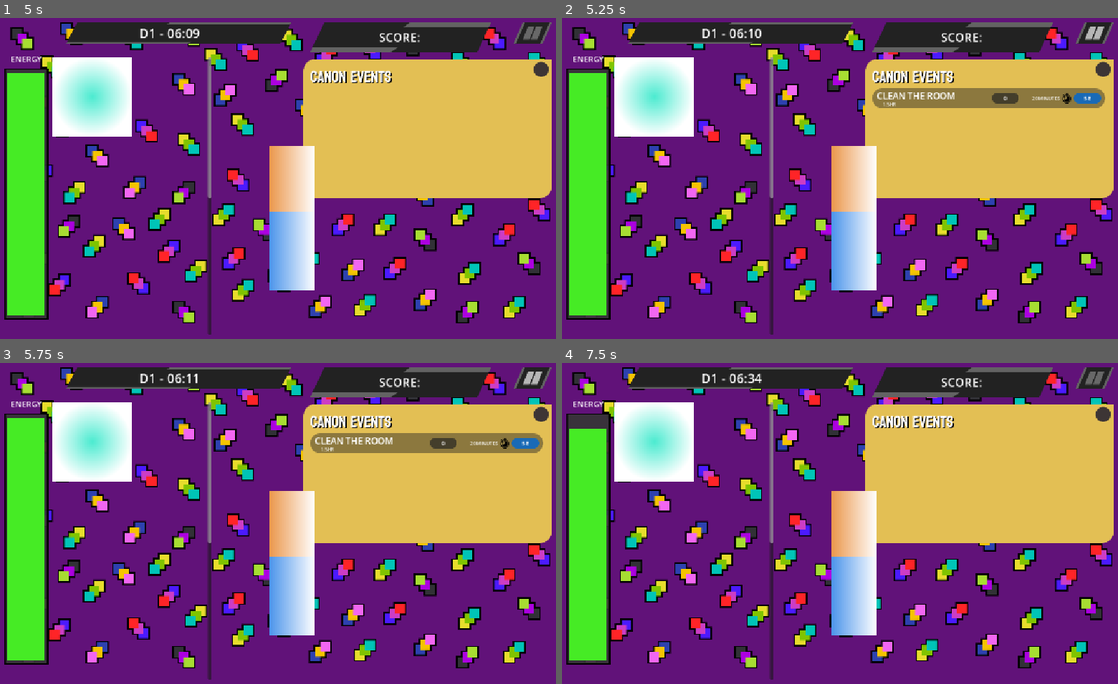
Above: before the commit, frames 1-4 (two rows, left to right).
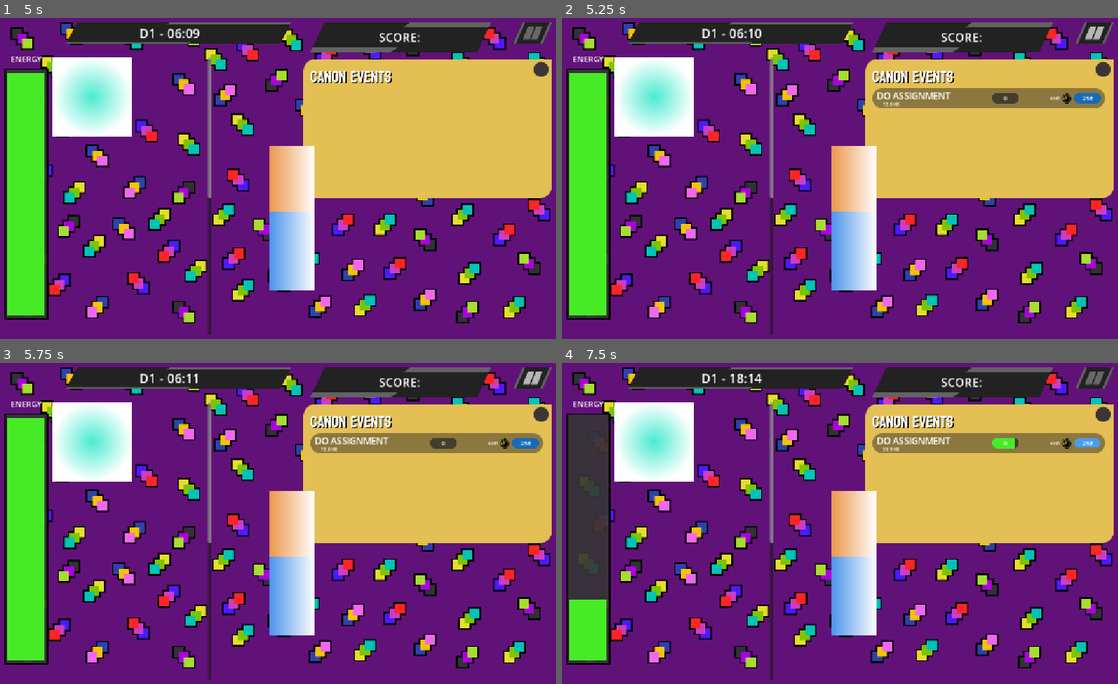
Above: after the commit, the same moments.

Repository: shi-reker/ScrollMaxxer
Game: Godot game, scene res://Scenes/main.tscn
Same seed, same stepped clock (60 frames per second), same inputs: the game is played once before the commit and once after it. The engine's default icon, where the game draws it, is replaced by a stand-in: a white triangle on a blue panel in a dark square.
Inputs (mouse positions are in pixels of both pictures, inside the frame that each line leads up to):
- Up to frame 1 (5 s): click (278, 146) at 0.5 s; click (278, 210) at 1.25 s; click (278, 146) at 2 s; click (278, 210) at 2.75 s; click (278, 146) at 3.5 s; click (278, 210) at 4.25 s
- Up to frame 2 (5.25 s): click (1095, 34) at 5 s
- Up to frame 3 (5.75 s): no input
- Up to frame 4 (7.5 s): click "5e" (after the commit: "25e") at 5.75 s; click (1084, 443) at 6.5 s, where only the run after the commit has a clickable "25e"; click (1084, 443) at 7.25 s, where only the run after the commit has a clickable "25e"

Frame 1 is identical in both runs. In frame 2, 0.3% of the frame differs, in the area x 56-96%, y 23-28%; in frame 3, 0.3%; in frame 4, 6.2%, in the area x 1-98%, y 3-74%.
Error in both runs: Invalid access to property or key '2' on a base object of type 'Dictionary'. (res://scripts/memes/meme_manager.gd:21)

Commit message:
refine task generation (multi-day task bug)

Diff:
--- a/resources/tasks/assignment/GroupP1_res.tres
+++ b/resources/tasks/assignment/GroupP1_res.tres
@@ -5,8 +5,8 @@
 [resource]
 script = ExtResource("1_8sg7r")
 Title = "Do Assignment"
-Len = 360.0
-Due = 4320.0
-cat = 2
+Len = 60.0
+Due = 480.0
 tag = 2
+availability = 5
 metadata/_custom_type_script = "uid://beqmt15xrtaio"
--- a/resources/tasks/assignment/GroupP2_res.tres
+++ b/resources/tasks/assignment/GroupP2_res.tres
@@ -5,9 +5,9 @@
 [resource]
 script = ExtResource("1_ahm25")
 Title = "Do Assignment"
-Len = 480.0
-Due = 4320.0
-cat = 2
+Len = 120.0
+Due = 1440.0
+cat = 1
 tag = 2
-availability = 6
+availability = 5
 metadata/_custom_type_script = "uid://beqmt15xrtaio"
--- a/resources/tasks/assignment/GroupP3_res.tres
+++ b/resources/tasks/assignment/GroupP3_res.tres
@@ -9,5 +9,5 @@
 Due = 4320.0
 cat = 2
 tag = 2
-availability = 5
+availability = 6
 metadata/_custom_type_script = "uid://beqmt15xrtaio"
--- a/scripts/main/main.gd
+++ b/scripts/main/main.gd
@@ -7,9 +7,10 @@
 var clockCounter:float = 0
 var score: int = 0
 var energy:int = 100
+var score_add: int = 100
 @onready var emotion: Enums.Emo = Enums.Emo.values().pick_random()
 
-var score_add: int = 100
+signal hourhand(t:int)
 
 @export var cur_content: Content
 @export var content_manager: ContentManager
@@ -44,6 +45,7 @@
 	while min >= 60:
 		hr+=1
 		min -= 60
+		hourhand.emit(hr)
 	while hr >= 24:
 		day +=1
 		hr -= 24
--- a/scripts/tasks/task_spawner.gd
+++ b/scripts/tasks/task_spawner.gd
@@ -8,8 +8,9 @@
 var count:float = 0
 
 signal give_resources(t:int, e:int)
+signal tickdown_hr(h:int)
 
-var taskVariants:Dictionary[Task_base.Tags, Array] = {
+var tasksByTags:Dictionary[Task_base.Tags, Array] = {
 	Task_base.Tags.CHORE: [
 		"res://resources/tasks/chore/Cleanup_res.tres", "res://resources/tasks/chore/Dishes_res.tres"
 	],
@@ -28,8 +29,41 @@
 	]
 }
 
+var tasksByTime:Dictionary[Task_base.GenTime, Array] = {
+	Task_base.GenTime.ANY: [
+		"res://resources/tasks/assignment/GroupP1_res.tres", "res://resources/tasks/chore/Cleanup_res.tres",
+		"res://resources/tasks/chore/Dishes_res.tres"
+	],
+	Task_base.GenTime.MORNING: [
+
+	],
+	Task_base.GenTime.NOON: [
+		"res://resources/tasks/rest/Nap_res.tres"
+	],
+	Task_base.GenTime.EVENING: [
+
+	],
+	Task_base.GenTime.NIGHT: [
+
+	],
+	Task_base.GenTime.M_NO: [
+		"res://resources/tasks/random event/Funeral_res.tres", "res://resources/tasks/assignment/GroupP4_res.tres",
+		"res://resources/tasks/assignment/GroupP3_res.tres", "res://resources/tasks/routine/Gotoclass_res.tres"
+	],
+	Task_base.GenTime.NO_E: [
+		"res://resources/tasks/random event/FriendInv1_res.tres", "res://resources/tasks/assignment/GroupP2_res.tres"
+	],
+	Task_base.GenTime.E_NI: [
+		"res://resources/tasks/rest/Sleep_res.tres"
+	],
+	Task_base.GenTime.M_E: [
+		"res://resources/tasks/routine/Shower_res.tres"
+	],
+}
+
 func _ready() -> void:
 	scoller.clip_contents = true
+	game.hourhand.connect(HourTick)
 
 func _process(delta: float) -> void:
 	count +=delta
@@ -38,31 +72,44 @@
 		count = 0
 
 func FillRequest():
-	give_resources.emit(game.hr, game.energy)
+	give_resources.emit((game.hr*60)+game.min, game.energy)
 
 func SetTime(minute, energy):
 	game.min += minute
 	game.energy -= energy
 	game.update_clock_and_energy()
+	#print_debug(game.hr)
+	tickdown_hr.emit((game.hr*60)+game.min)
 
 func GenerateTask():
 	var taskType
 	var selection
-	if game.hr < 6 or game.hr >= 18:
-		print_debug(1)
-		selection = [0, 2, 4]
-		taskType = taskVariants[selection.pick_random()].pick_random()
-	elif game.hr < 12:
-		print_debug(2)
-		taskType = taskVariants[randi_range(0, 3)].pick_random()
-	elif game.hr < 18:
-		print_debug(3)
-		taskType = taskVariants[randi_range(0, 4)].pick_random()
+	var a = 0
 
-	print_debug(taskType)
+	if game.hr < 6 or game.hr >= 20:
+		selection = [Task_base.GenTime.ANY, Task_base.GenTime.NIGHT, Task_base.GenTime.E_NI]
+	elif game.hr < 11:
+		selection = [Task_base.GenTime.ANY, Task_base.GenTime.MORNING, Task_base.GenTime.M_NO, Task_base.GenTime.M_E]
+	elif game.hr < 16:
+		selection = [Task_base.GenTime.ANY, Task_base.GenTime.NOON, Task_base.GenTime.M_NO, Task_base.GenTime.NO_E]
+	else:
+		selection = [Task_base.GenTime.ANY, Task_base.GenTime.EVENING, Task_base.GenTime.E_NI]
+
+	while a == 0:
+		var timeFrame:Array = tasksByTime[selection.pick_random()]
+		#print_debug("roll")
+		if !timeFrame.is_empty():
+			taskType = timeFrame.pick_random()
+			a = 1
+
+	#print_debug(taskType)
 	var newTask = task.instantiate()
-	newTask.Setup(taskType)
 	newTask.on_do_task.connect(SetTime)
 	newTask.req_resources.connect(FillRequest)
 	give_resources.connect(newTask.GetResources)
+	tickdown_hr.connect(newTask.DueTimerTick)
+	newTask.Setup(taskType)
 	container.add_child(newTask)
+
+func HourTick(h:int):
+	tickdown_hr.emit(h)
--- a/scripts/tasks/tasks.gd
+++ b/scripts/tasks/tasks.gd
@@ -13,23 +13,31 @@
 var isInstant:bool = false
 var energy:int
 var time:int
+var startTime:int
 
 signal req_resources()
-signal on_do_task(time:int, energy:int)
+signal on_do_task(tc:int, ec:int)
+
+func printDue(due):
+	if due < 60:
+		taskDue.text = "%.1f MINUTES" % (due)
+	else:
+		taskDue.text = "%.1f HR" % (due/60)
+
+func GetResources(t:int, e:int):
+	time = t
+	energy = e
 
 func Setup(task:String):
 	taskDetails = load(task)
 	taskTitle.text = str(taskDetails.Title)
-	if taskDetails.Due < 60:
-		taskDue.text = str(taskDetails.Due)+ "MINUTES"
-	else:
-		taskDue.text = str(taskDetails.Due/60)+ "HR"
+	printDue(taskDetails.Due)
 
-	if taskDetails.Len < 60:
+	if taskDetails.Len <= 60:
 		taskPDur.text = str(int(taskDetails.Len))+ "minutes"
 		taskPCost.text = "5e"
 		isInstant = true
-	elif taskDetails.Len < 240:
+	elif taskDetails.Len <= 240:
 		taskPDur.text = "2hr"
 		taskPCost.text = "15e"
 	else:
@@ -42,10 +50,43 @@
 	taskPBar.max_value = 100
 	taskPBar.value = 0
 	taskPNum.text = "0"
+	req_resources.emit()
+	startTime = time
+	print_debug(startTime)
+	print_debug(taskDetails.Due)
+	print_debug((startTime+taskDetails.Due)/60)
 
-func GetResources(t:int, e:int):
-	time = t
-	energy = e
+func ResolveTaskShort():
+	if energy < 5:
+		return
+	taskPBar.value += 100
+
+	return [5, int(taskDetails.Len)]
+
+func ResolveTaskMed():
+	if energy < 15:
+		return
+	if taskType == taskDetails.Tags.ROUTINE or taskType == taskDetails.Tags.RANDOM_EVENT:
+		taskPBar.value += 100
+	else:
+		taskPBar.value += randi_range(35, 70)
+
+	return [15, 120]
+
+func ResolveTaskLong():
+	var tc
+
+	if energy < 25:
+		return
+	if taskType == taskDetails.Tags.ROUTINE or taskType == taskDetails.Tags.RANDOM_EVENT:
+		var randDur = randf_range(70, 90)
+		tc = int((randDur/100)*taskDetails.Len)
+		taskPBar.value += 100
+	else:
+		taskPBar.value += randi_range(15, 30)
+		tc = 240
+
+	return [25, tc]
 
 func _on_progres_pressed() -> void:
 	req_resources.emit()
@@ -53,49 +94,45 @@
 	var timeConsumed:int
 	var energyConsumed:int
 
-	if isInstant:
-		if energy < 5:
-			return
-		taskPBar.value += 100
-		timeConsumed = int(taskDetails.Len)
-		energyConsumed = 5
-	elif taskCategory == taskDetails.Category.MEDIUM:
+	if taskType == taskDetails.Tags.REST:
 
-		if taskType == taskDetails.Tags.REST:
-			taskPBar.value += 100
-			energyConsumed = -25
-		else:
-			if energy < 15:
-				return
-			if taskType == taskDetails.Tags.ROUTINE or taskType == taskDetails.Tags.RANDOM_EVENT:
+		match taskCategory:
+			taskDetails.Category.MEDIUM:
+				timeConsumed = 120
+				energyConsumed = -25
 				taskPBar.value += 100
-			else:
-				taskPBar.value += randi_range(30, 60)
 
-			energyConsumed = 15
-
-		timeConsumed = 120
-	else:
-
-		if taskType == taskDetails.Tags.REST:
-			var randDur = randf_range(70, 90)
-			timeConsumed = int((randDur/100)*taskDetails.Len)
-			taskPBar.value += 100
-			energyConsumed = -75
-		else:
-			if energy < 25:
-				return
-			if taskType == taskDetails.Tags.ROUTINE or taskType == taskDetails.Tags.RANDOM_EVENT:
+			taskDetails.Category.LONG:
 				var randDur = randf_range(70, 90)
 				timeConsumed = int((randDur/100)*taskDetails.Len)
+				energyConsumed = -75
 				taskPBar.value += 100
-			else:
-				taskPBar.value += randi_range(15, 30)
-				timeConsumed = 240
+	else:
+		var consumption
+		match taskCategory:
+			taskDetails.Category.SHORT:
+				consumption = ResolveTaskShort()
 
-			energyConsumed = 25
+			taskDetails.Category.MEDIUM:
+				consumption = ResolveTaskMed()
+
+			taskDetails.Category.LONG:
+				consumption = ResolveTaskLong()
+
+		if !consumption:
+			return
+		energyConsumed = consumption[0]
+		timeConsumed = consumption[1]
 
 	on_do_task.emit(timeConsumed, energyConsumed)
 
 	if taskPBar.value >= 100:
 		queue_free()
+
+func DueTimerTick(hr:int):
+
+	if startTime + taskDetails.Due <= hr:
+		print_debug(taskDetails.Title+": "+str(startTime)+", "+ str(taskDetails.Due) +", "+ str(hr))
+		queue_free()
+	else:
+		printDue(((taskDetails.Due + startTime) - hr))
